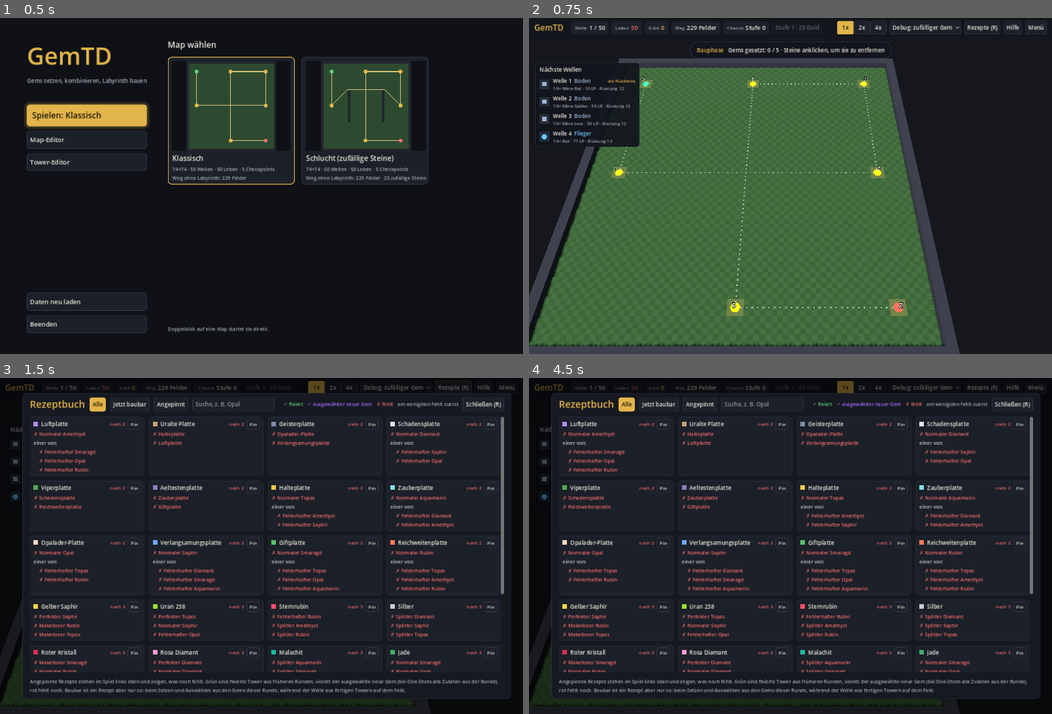
Above: before the commit, frames 1-4 (two rows, left to right).
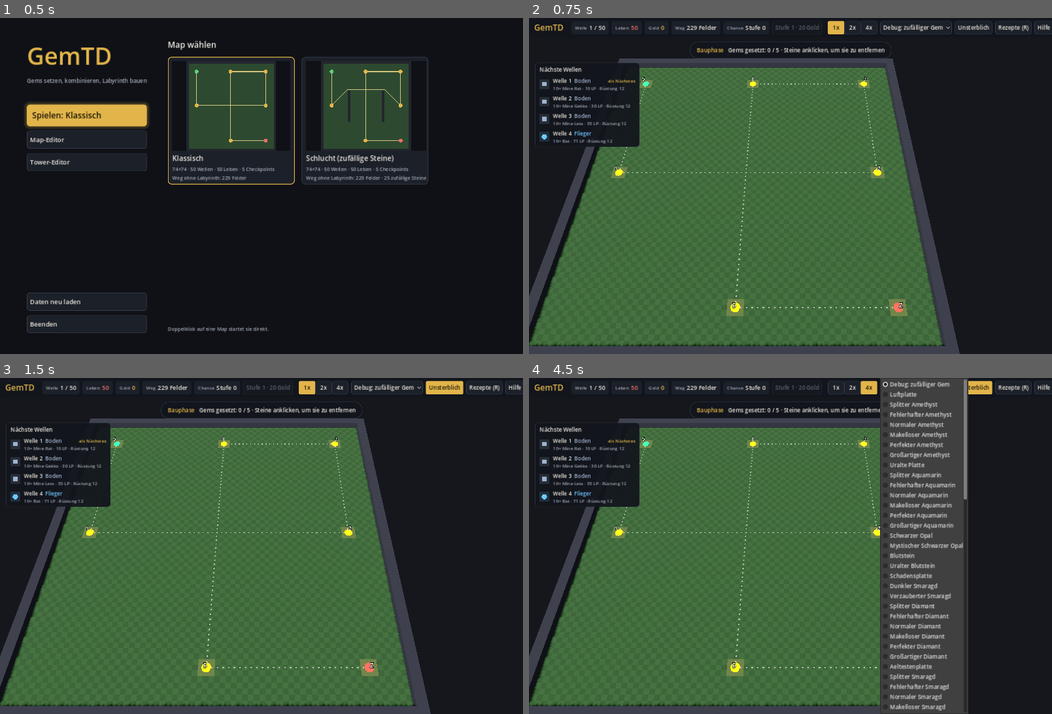
Above: after the commit, the same moments.

Repository: Tulkor/GemTD
Game: Godot game, scene res://scenes/main_menu.tscn
Two runs of this game, one before a commit and one after it. Both use one fixed random seed, a clock stepped at 60 frames per second and the inputs below.
Inputs (mouse positions are in pixels of both pictures, inside the frame that each line leads up to):
- Up to frame 1 (0.5 s): no input
- Up to frame 2 (0.75 s): click "Spielen: Klassisch" at 0.5 s
- Up to frame 3 (1.5 s): click (444, 388) at 1.25 s, where only the run after the commit has a clickable "Unsterblich"
- Up to frame 4 (4.5 s): click "1x" at 2 s; click "2x" at 2.75 s; click "4x" at 3.5 s; click "Debug: zufälliger Gem" at 4.25 s

Frame 1 is identical in both runs. In frame 2, 0.6% of the frame differs, in the area x 57-100%, y 0-5%; in frame 3, 66%; in frame 4, 71%, in the area x 0-100%, y 0-100%.

Commit message:
Debug-Schalter Unsterblich: Leben dürfen ins Minus gehen
Co-Authored-By: Claude Opus 5.5 (1M context) <noreply@anthropic.com>
Claude-Session: https://claude.ai/code/session_01TQZfqhkrKha1HFCsvak4Bp

Diff:
--- a/scripts/autoload/session.gd
+++ b/scripts/autoload/session.gd
@@ -14,6 +14,8 @@
 var editor_map: MapData = null
 ## "tower_id:stufe" – im Debug-Menü des Spiels vorausgewählt.
 var test_tower := ""
+## Debug: Leben dürfen ins Minus gehen, das Spiel endet nicht.
+var debug_immortal := false
 ## IDs der im Rezeptbuch angepinnten Spezial-Tower.
 var pinned_recipes: Array = []
 ## Wohin "Zurück" im Spiel führt.
--- a/scripts/game/game.gd
+++ b/scripts/game/game.gd
@@ -83,6 +83,8 @@
 	hud.main_menu_requested.connect(func(): Session.goto(Session.MAIN_MENU))
 	hud.restart_requested.connect(func(): Session.goto(Session.GAME))
 	hud.debug_tower_changed.connect(func(k): debug_tower = k)
+	hud.debug_immortal_changed.connect(func(on): Session.debug_immortal = on)
+	hud.immortal_button.set_pressed_no_signal(Session.debug_immortal)
 	debug_tower = Session.test_tower
 	hud.setup_debug_towers(debug_tower)
 
@@ -693,7 +695,8 @@
 func on_enemy_leaked(e: Enemy) -> void:
 	lives -= e.damage
 	_remove_enemy(e)
-	if lives <= 0:
+	# Debug „Unsterblich“: Leben gehen ins Minus, das Spiel läuft weiter
+	if lives <= 0 and not Session.debug_immortal:
 		lives = 0
 		_finish(Phase.GAME_OVER)
 	_refresh_hud()
--- a/scripts/game/hud.gd
+++ b/scripts/game/hud.gd
@@ -11,6 +11,7 @@
 signal main_menu_requested
 signal restart_requested
 signal debug_tower_changed(key: String)
+signal debug_immortal_changed(on: bool)
 
 const BANNER_TOP := 64.0
 const LEFT_TOP := 120.0
@@ -34,6 +35,7 @@
 var _bubble_dismissed_level := -1
 var speed_buttons: Array[Button] = []
 var debug_option: OptionButton
+var immortal_button: Button
 var debug_keys: Array[String] = []
 
 var banner: PanelContainer
@@ -225,6 +227,11 @@
 	debug_option.tooltip_text = "Debug: welcher Gem als nächstes gesetzt wird"
 	h.add_child(debug_option)
 	debug_option.item_selected.connect(func(i): debug_tower_changed.emit(debug_keys[i]))
+	immortal_button = _button("Unsterblich", h, func(): debug_immortal_changed.emit(immortal_button.button_pressed))
+	immortal_button.toggle_mode = true
+	immortal_button.tooltip_text = "Debug: Leben dürfen ins Minus gehen, das Spiel endet nicht"
+	immortal_button.add_theme_stylebox_override("pressed", UiTheme.box(UiTheme.GOLD, Color.TRANSPARENT, 4))
+	immortal_button.add_theme_color_override("font_pressed_color", UiTheme.GOLD_DARK)
 
 	_button("Rezepte (R)", h, toggle_recipe_book)
 	_button("Hilfe", h, func(): help_panel.visible = not help_panel.visible)
--- a/tests/smoke_test.gd
+++ b/tests/smoke_test.gd
@@ -328,6 +328,14 @@
 
 	# Weglänge in der Leiste und Menü am Spielende
 	check(game.path_length > 0 and str(game.path_length) in game.hud.path_value.text, "Weglänge angezeigt: " + game.hud.path_value.text)
+	# Debug „Unsterblich“: Leben gehen ins Minus, kein Spielende
+	Session.debug_immortal = true
+	game.lives = 1
+	var leaker := Enemy.new()
+	leaker.damage = 3
+	game.on_enemy_leaked(leaker)
+	check(game.lives == -2 and game.phase < game.Phase.GAME_OVER, "Unsterblich: Leben %d, Spiel läuft weiter" % game.lives)
+	Session.debug_immortal = false
 	game._finish(game.Phase.GAME_OVER)
 	check(game.hud.game_over.visible and game.hud.game_over_title.text == "Verloren", "Menü am Spielende erscheint")
 
Not shown, changed: README.md
